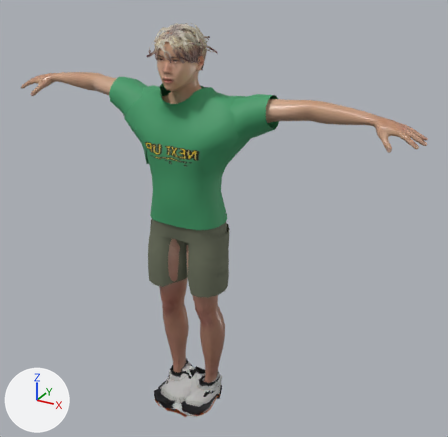
What one commit did to the glTF model FEL-full-app/public/models/rivals/colt.glb.
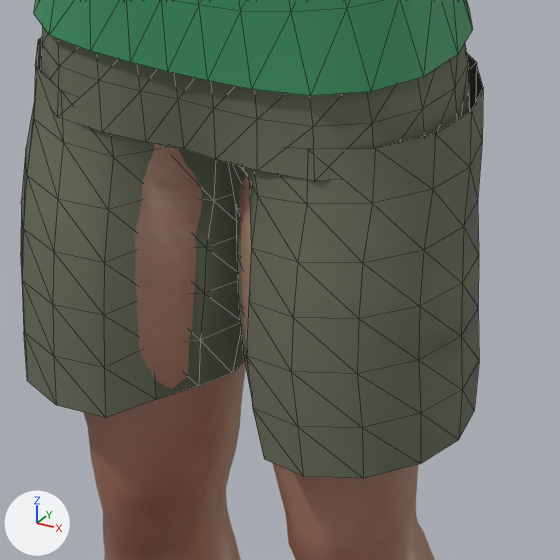
There are two pictures of each version: one whole from a camera (50 mm lens) standing at (1.383, -2.208, 2.095) and looking at (0.135, 0.062, 0.96), one close up on the part from 32% to 54% of the width and 49% to 71% of the height. Lighting does not change. The marker at lower left points along +X, +Y and +Z. The last two pictures show the newer version. The close-ups show mesh edges as thin lines. Where no turn or scale is listed for an object, it has been applied to the vertices. Vertices at exactly the same position are counted once.

Before the edit, the objects in view are built like this:
```python
me_base = bpy.data.meshes.new('base')
me_base.from_pydata(...)  # 13380 vertices, 26756 faces; spans x -0.99..0.99, y -0.2..0.11, z -0.01..1.8
me_base.materials.append(mat_skin)  # picture img_young_lightskinned_male_diffuse3
me_cargo_pants = bpy.data.meshes.new('cargo_pants')
me_cargo_pants.from_pydata(...)  # 321 vertices, 528 faces; spans x -0.199..0.204, y -0.158..0.116, z 0.654..1.082
me_cargo_pants.materials.append(mat_shorts_pants_cargo)
me_crude_male_shirt = bpy.data.meshes.new('crude_male_shirt')
me_crude_male_shirt.from_pydata(...)  # 408 vertices, 720 faces; spans x -0.393..0.391, y -0.16..0.125, z 0.976..1.572
me_crude_male_shirt.materials.append(mat_jersey_top_tee)  # picture img_felprint_colt_tops
ob_body = bpy.data.objects.new('Body', me_base)
ob_body.location = (0.0, 0.0, 0.0)
ob_kit_shorts_pants_cargo = bpy.data.objects.new('Kit_shorts_pants_cargo', me_cargo_pants)
ob_kit_shorts_pants_cargo.location = (0.0, 0.0, 0.0)
ob_kit_tops_top_tee = bpy.data.objects.new('Kit_tops_top_tee', me_crude_male_shirt)
ob_kit_tops_top_tee.location = (0.0, 0.0, 0.0)
```
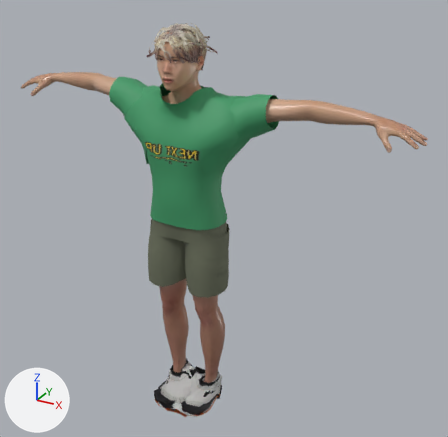
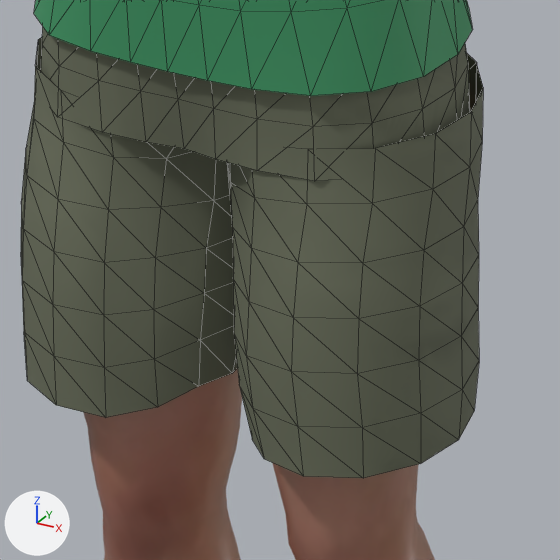
What differs and where, as boxes [x1, y1, x2, y2] in the close-ups (560 x 560 px; the box of a moved part takes in the faces that stretch with it):
part 1 of me_cargo_pants, moved or reshaped: before [104, 134, 306, 417]; after [104, 134, 306, 458]

The change, as a diff of the scene's bpy script:
```diff
--- a/FEL-full-app/public/models/rivals/colt.glb.py
+++ b/FEL-full-app/public/models/rivals/colt.glb.py
@@ me_cargo_pants @@
 me_cargo_pants.from_pydata(...)  # 321 vertices, 528 faces; spans x -0.199..0.204, y -0.158..0.116, z 0.654..1.082
 # used by ob_kit_shorts_pants_cargo; location = (0.0, 0.0, 0.0)
-me_cargo_pants.vertices[137].co = (0.068, -0.129, 0.878)  # pixel (257, 196)
-me_cargo_pants.vertices[138].co = (0.042, -0.1, 0.875)
-me_cargo_pants.vertices[152].co = (0.051, -0.102, 0.839)
-me_cargo_pants.vertices[166].co = (0.054, -0.102, 0.794)
-me_cargo_pants.vertices[180].co = (0.053, -0.104, 0.748)
-me_cargo_pants.vertices[194].co = (0.06, -0.104, 0.705)
-me_cargo_pants.vertices[208].co = (0.071, -0.1, 0.661)
-me_cargo_pants.vertices[233].co = (-0.039, -0.096, 0.88)
-me_cargo_pants.vertices[247].co = (-0.046, -0.099, 0.838)
-me_cargo_pants.vertices[261].co = (-0.051, -0.102, 0.794)
-me_cargo_pants.vertices[275].co = (-0.051, -0.105, 0.749)
-me_cargo_pants.vertices[289].co = (-0.05, -0.108, 0.705)
-me_cargo_pants.vertices[303].co = (-0.046, -0.111, 0.658)  # pixel (156, 399)
+# me_cargo_pants part 1
+me_cargo_pants.vertices[137].co = (0.067, -0.133, 0.878)  # pixel (254, 197)
+me_cargo_pants.vertices[138].co = (0.033, -0.113, 0.874)  # pixel (230, 182)
+me_cargo_pants.vertices[152].co = (0.038, -0.12, 0.84)  # pixel (232, 226)
+me_cargo_pants.vertices[166].co = (0.038, -0.121, 0.795)  # pixel (233, 278)
+me_cargo_pants.vertices[180].co = (0.039, -0.123, 0.748)  # pixel (233, 332)
+me_cargo_pants.vertices[194].co = (0.044, -0.126, 0.703)  # pixel (239, 385)
+me_cargo_pants.vertices[208].co = (0.055, -0.126, 0.655)  # pixel (252, 439)
+me_cargo_pants.vertices[233].co = (-0.029, -0.109, 0.879)  # pixel (166, 158)
+me_cargo_pants.vertices[247].co = (-0.031, -0.117, 0.839)  # pixel (160, 207)
+me_cargo_pants.vertices[261].co = (-0.035, -0.122, 0.795)  # pixel (155, 257)
+me_cargo_pants.vertices[275].co = (-0.036, -0.125, 0.749)  # pixel (153, 309)
+me_cargo_pants.vertices[289].co = (-0.038, -0.125, 0.704)  # pixel (154, 359)
+me_cargo_pants.vertices[303].co = (-0.04, -0.119, 0.656)  # pixel (157, 407)
 me_cargo_pants.materials.append(mat_shorts_pants_cargo)
```
